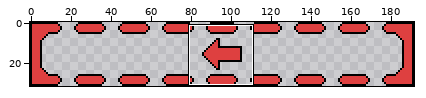
A sprite sheet gets an edit: PhaserGame/Assets/Sprites/new versions/newredMovingBlock-Off.png. The first picture is a wide view before the edit; the outline marks the close-up.
Close-up. Earlier state:
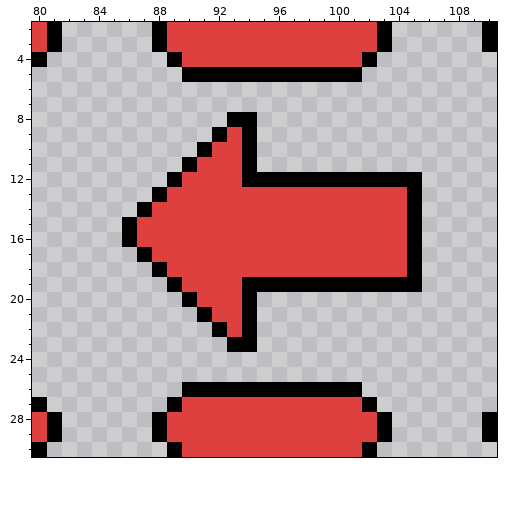
The file is 192x32 pixels. Shown: x 80..110, y 2..30.
And afterwards:
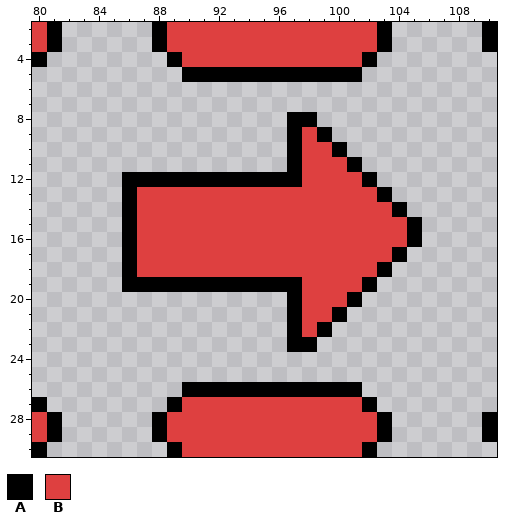
Palette (. is transparent): A #000000  B #de4040
Changes in this commit:
@@ x 80..110 @@
  7 ...............................
- 8 .............AA................
- 9 ............ABA................
-10 ...........ABBA................
-11 ..........ABBBA................
-12 .........ABBBBAAAAAAAAAAAA.....
-13 ........ABBBBBBBBBBBBBBBBA.....
-14 .......ABBBBBBBBBBBBBBBBBA.....
+ 8 .................AA............
+ 9 .................ABA...........
+10 .................ABBA..........
+11 .................ABBBA.........
+12 ......AAAAAAAAAAAABBBBA........
+13 ......ABBBBBBBBBBBBBBBBA.......
+14 ......ABBBBBBBBBBBBBBBBBA......
 15 ......ABBBBBBBBBBBBBBBBBBA.....
 16 ......ABBBBBBBBBBBBBBBBBBA.....
-17 .......ABBBBBBBBBBBBBBBBBA.....
-18 ........ABBBBBBBBBBBBBBBBA.....
-19 .........ABBBBAAAAAAAAAAAA.....
-20 ..........ABBBA................
-21 ...........ABBA................
-22 ............ABA................
-23 .............AA................
+17 ......ABBBBBBBBBBBBBBBBBA......
+18 ......ABBBBBBBBBBBBBBBBA.......
+19 ......AAAAAAAAAAAABBBBA........
+20 .................ABBBA.........
+21 .................ABBA..........
+22 .................ABA...........
+23 .................AA............
 24 ...............................
Changed places in both close-ups, as pixel boxes (x1, y1, x2, y2):
changed: (122, 112, 422, 352)
